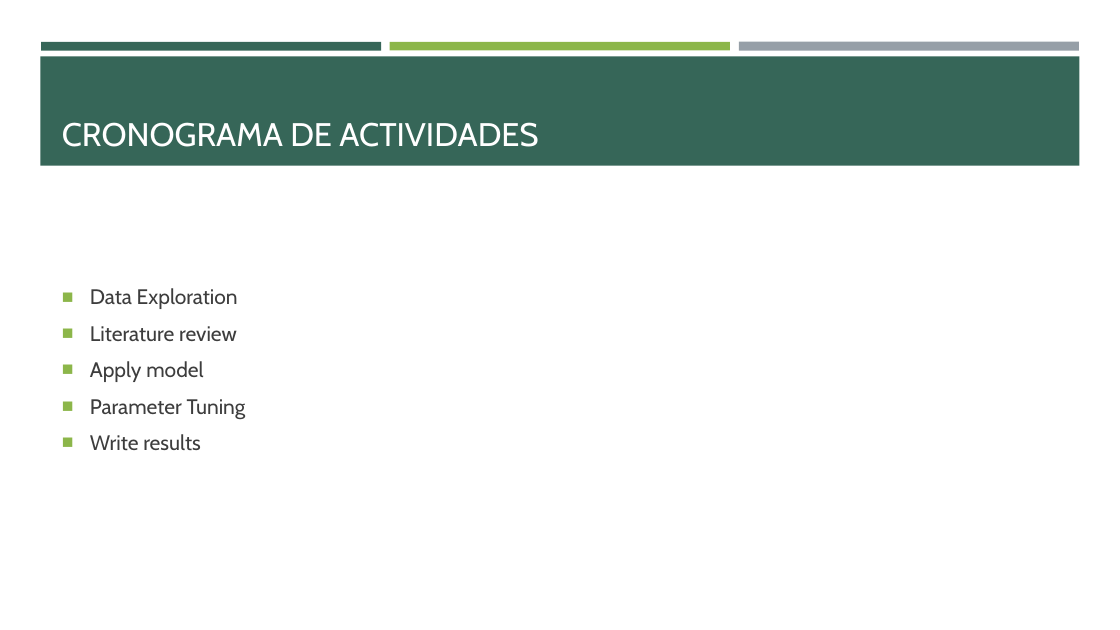
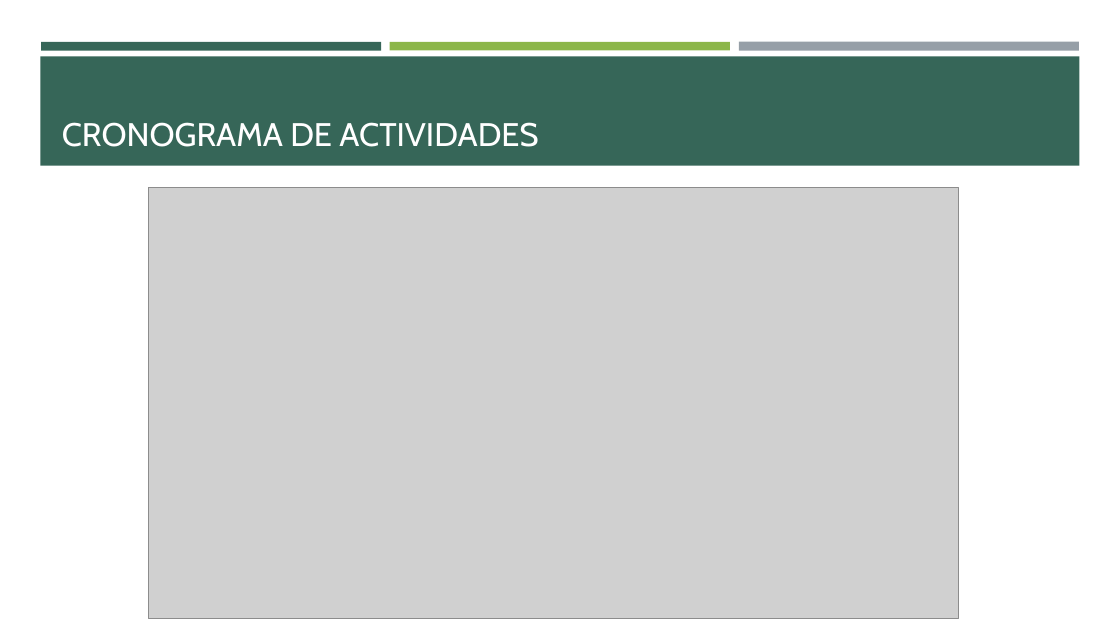
Before and after one commit to ErickaBermudez/spider-classification, a slide deck: slide 9 of docs/01 Project Presentation.pptx (slide 7 before the commit). Drawn at 1120x630 pixels with LibreOffice and Linux fonts; fonts in the diff are those of the drawing; grey boxes stand for pictures. Boxes give left, top, right and bottom in pixels: in the first picture for what was removed or moved away, otherwise in the second. Text is boxed around its words. In the diff, an @@ line names an element or a change of style, - is before the commit and + after.

Commit message:
Updated ppt with cronogram, goals and limitations

```diff
--- a/docs/01 Project Presentation.pptx
+++ b/docs/01 Project Presentation.pptx
@@ picture added at [149,187,959,619] @@
@@ text removed at [90,288,246,450] @@
-■ Data Exploration
-■ Literature review
-■ Apply model
-■ Parameter Tuning
-■ Write results
```
Also in this commit, not shown: 3 other slides changed, 5 slides added, 1 slide removed.
